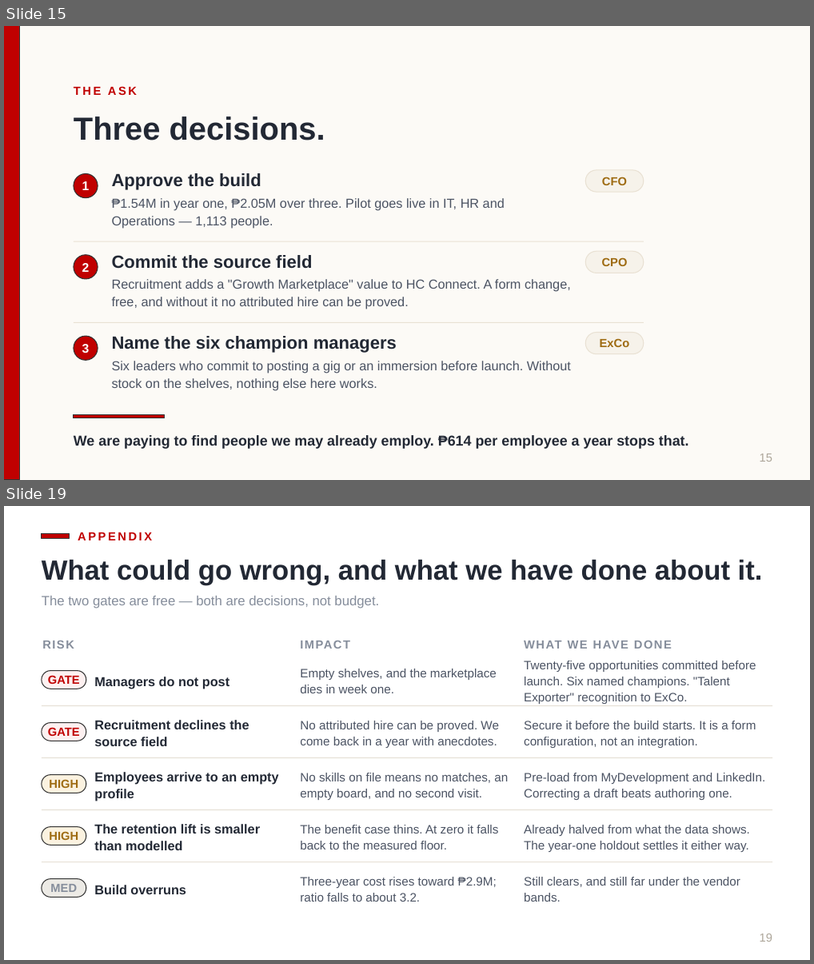
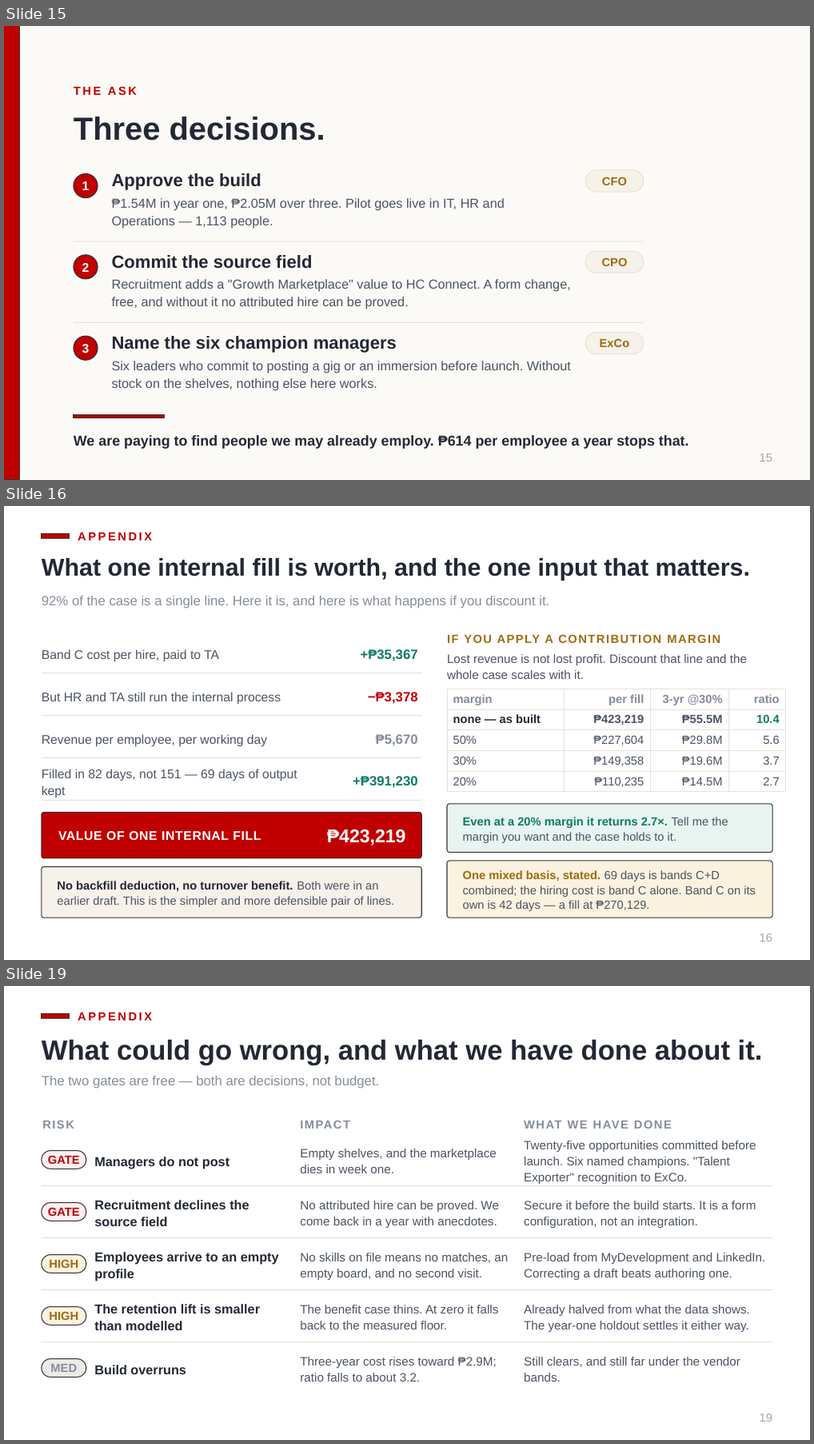
Before and after one commit to Ruffa06/Talent-Marketplace, a slide deck: docs/Growth_Executive_ALP.pptx. Shown one above the other, each under a label of ours: slides 15 and 19 before the commit, slides 15, 16 and 19 after it; the slides between them are not shown. The pictures are 814x964 and 814x1444 pixels, drawn with LibreOffice and Linux fonts; fonts in the diff are those of the drawing. Boxes give left, top, right and bottom in pixels: in the first picture for what was removed or moved away, otherwise in the second. Text is boxed around its words. In the diff, an @@ line names an element or a change of style, - is before the commit and + after.

```diff
--- a/docs/Growth_Executive_ALP.pptx
+++ b/docs/Growth_Executive_ALP.pptx
@@ slide 16 added at bbox=[4, 506, 810, 960], background #FFFFFF @@
@@ rectangle added at bbox=[42, 534, 70, 538], fill #C00000, outline #333333 1 pt @@
@@ text added at bbox=[78, 532, 152, 540], 14 pt, text #C00000, bold @@
+APPENDIX
@@ text added at bbox=[42, 558, 750, 580], 29 pt, text #222834, bold @@
+What one internal fill is worth, and the one input that matters.
@@ text added at bbox=[42, 596, 550, 608], 16 pt, text #858D9B @@
+92% of the case is a single line. Here it is, and here is what happens if you discount it.
@@ text added at bbox=[42, 649, 219, 662], 15 pt, text #4B5363 @@
+Band C cost per hire, paid to TA
@@ text added at bbox=[361, 649, 418, 661], 16 pt, text #0E7C66, bold @@
++₱35,367
@@ text added at bbox=[447, 635, 506, 643], 14 pt, text #9E6B12, bold @@
+IF YOU APPLY A CONTRIBUTION MARGIN
@@ line added from (42, 673) to (422, 673), #E7E1D7 1 pt @@
@@ text added at bbox=[447, 654, 747, 679], 14.5 pt, text #4B5363 @@
+Lost revenue is not lost profit. Discount that line and the whole case scales with it.
@@ text added at bbox=[42, 692, 281, 704], 15 pt, text #4B5363 @@
+But HR and TA still run the internal process
@@ text added at bbox=[368, 692, 418, 704], 16 pt, text #C00000, bold @@
+−₱3,378
@@ table added at bbox=[447, 688, 786, 790], 5 rows, 4 columns @@
+margin | per fill | 3-yr @30% | ratio
+none — as built | ₱423,219 | ₱55.5M | 10.4
+50% | ₱227,604 | ₱29.8M | 5.6
+30% | ₱149,358 | ₱19.6M | 3.7
+20% | ₱110,235 | ₱14.5M | 2.7
@@ line added from (42, 716) to (422, 716), #E7E1D7 1 pt @@
@@ text added at bbox=[42, 734, 267, 747], 15 pt, text #4B5363 @@
+Revenue per employee, per working day
@@ text added at bbox=[376, 734, 418, 746], 16 pt, text #858D9B, bold @@
+₱5,670
@@ line added from (42, 758) to (422, 758), #E7E1D7 1 pt @@
@@ text added at bbox=[42, 768, 298, 797], 15 pt, text #4B5363 @@
+Filled in 82 days, not 151 — 69 days of output kept
@@ text added at bbox=[353, 776, 418, 788], 16 pt, text #0E7C66, bold @@
++₱391,230
@@ line added from (42, 800) to (422, 800), #E7E1D7 1 pt @@
@@ rounded rectangle added at bbox=[42, 812, 422, 858], fill #C00000, outline #333333 1 pt @@
@@ rounded rectangle added at bbox=[447, 804, 773, 852], fill #E8F4F0, outline #333333 1 pt @@
@@ text added at bbox=[463, 816, 728, 843], 14 pt, text #4B5363 @@
+Even at a 20% margin it returns 2.7×. Tell me the margin you want and the case holds to it.
@@ text added at bbox=[58, 831, 261, 840], 15 pt, text #FFFFFF, bold @@
+VALUE OF ONE INTERNAL FILL
@@ text added at bbox=[327, 829, 406, 845], 22 pt, text #FFFFFF, bold @@
+₱423,219
@@ rounded rectangle added at bbox=[447, 860, 773, 917], fill #FBF2E0, outline #333333 1 pt @@
@@ rounded rectangle added at bbox=[42, 867, 422, 917], fill #F6F2EA, outline #333333 1 pt @@
@@ text added at bbox=[57, 880, 394, 907], 14 pt, text #4B5363 @@
+No backfill deduction, no turnover benefit. Both were in an earlier draft. This is the simpler and more defensible pair of lines.
@@ text added at bbox=[463, 870, 756, 911], 14 pt, text #4B5363 @@
+One mixed basis, stated. 69 days is bands C+D combined; the hiring cost is band C alone. Band C on its own is 42 days — a fill at ₱270,129.
@@ text added at bbox=[760, 933, 773, 941], 14 pt, text #ADA69A @@
+16
```
Also in this commit, not shown: 7 slides changed, 1 other slide added, 2 slides removed, 5 other files.
